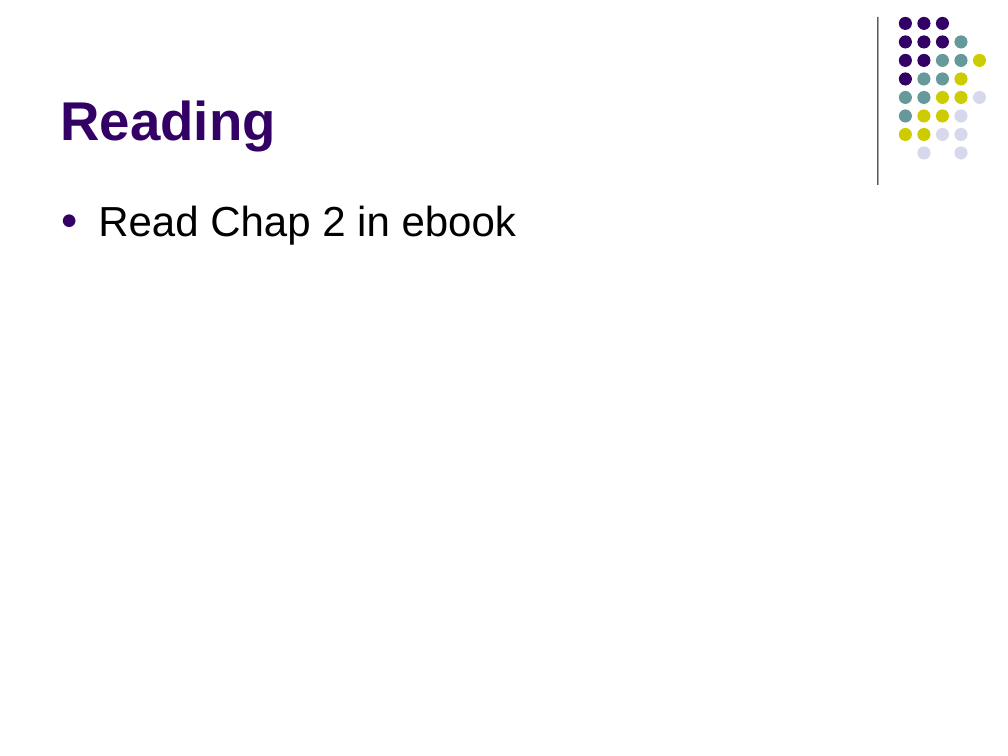
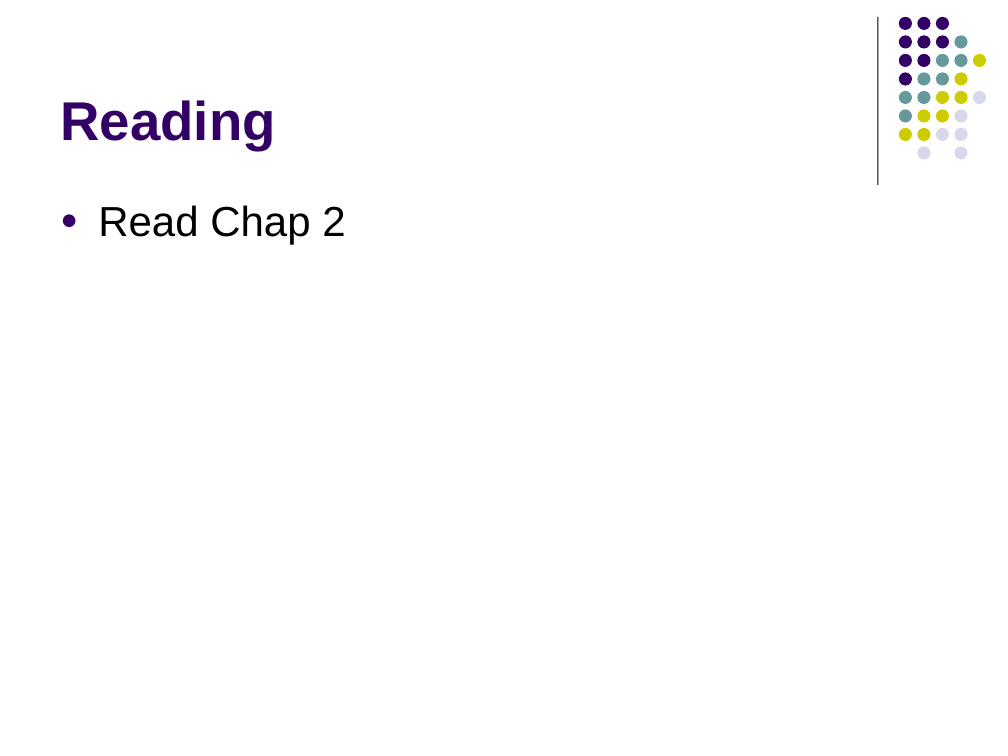
Before and after one commit to lutzhamel/CSC402, a slide deck: slide 2 of notes/csc402-ln002.pptx. Drawn at 1008x756 pixels with LibreOffice and Linux fonts; fonts in the diff are those of the drawing. Boxes give left, top, right and bottom in pixels: in the first picture for what was removed or moved away, otherwise in the second. Text is boxed around its words. In the diff, an @@ line names an element or a change of style, - is before the commit and + after.

```diff
--- a/notes/csc402-ln002.pptx
+++ b/notes/csc402-ln002.pptx
@@ text at (98, 205, 345, 245): text changed @@
-● Read Chap 2 in ebook
+● Read Chap 2
```
Also in this commit, not shown: 1 other file.
